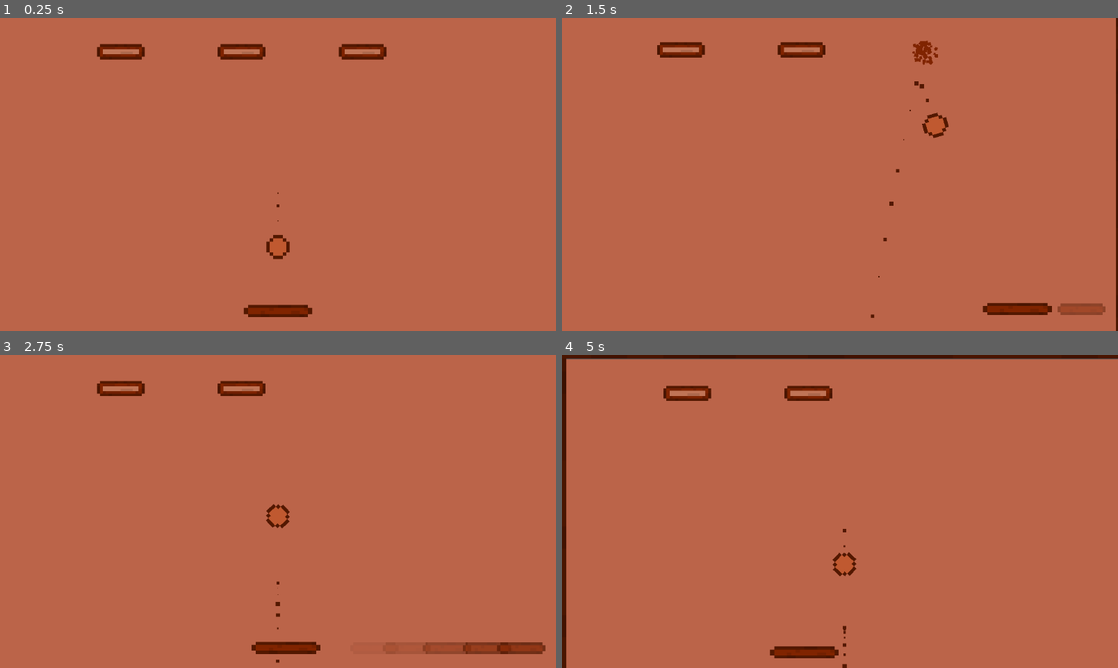
Above: before the commit, frames 1-4 (two rows, left to right).
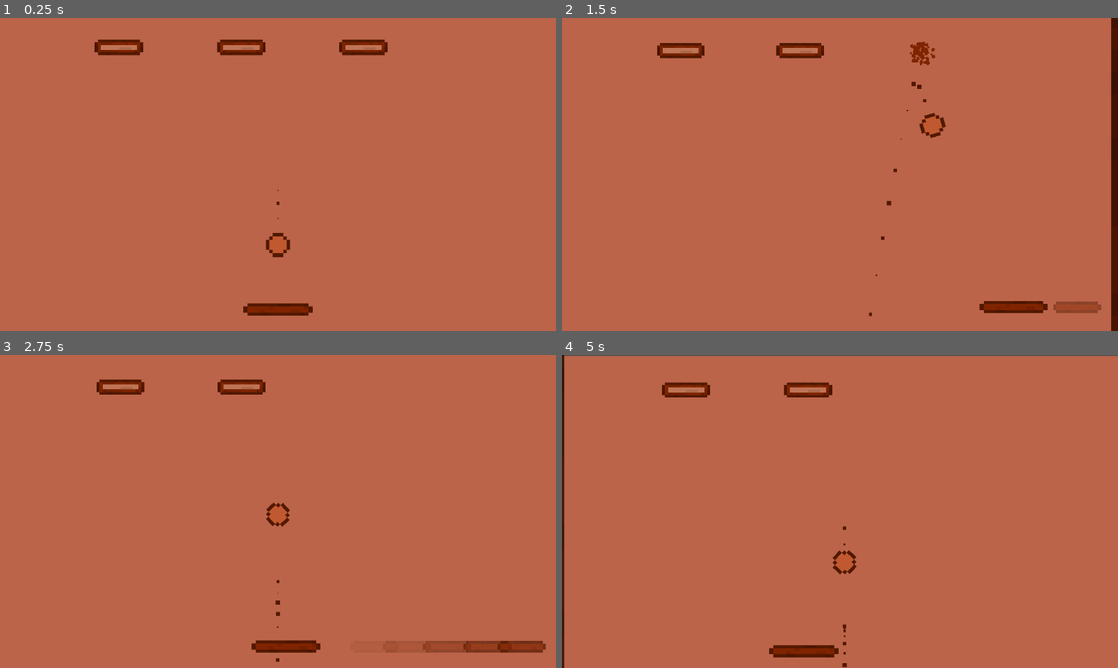
Above: after the commit, the same moments.

Repository: Let-s-Godot-Now/Breakout
Game: Godot game, scene res://tscn/main.tscn
The game is run twice, just before and just after one commit, with the same random seed, the same clock (stepped at 60 frames per second) and the same inputs.
Inputs:
- Up to frame 1 (0.25 s): no input
- Up to frame 2 (1.5 s): hold Right (move_right) 0.53-1.28 s; hold Shift (faster_shift) 0.53-1.28 s; hold Left (move_left) from 1.28 s (still down); tap Shift (faster_shift) at 1.35 s
- Up to frame 3 (2.75 s): release Left (move_left) at 2.03 s; hold Right (move_right) from 2.03 s (still down); hold Shift (faster_shift) from 2.03 s (still down)
- Up to frame 4 (5 s): release Shift (faster_shift) at 2.78 s; tap Shift (faster_shift) at 2.85, 4.35 s; release Right (move_right) at 3.53 s; hold Shift (faster_shift) 3.53-4.28 s; hold Left (move_left) from 3.53 s (still down)

The runs differ from the first frame. In frame 1, 1.9% of the frame differs, in the area x 17-70%, y 6-96%; in frame 2, 2.0%; in frame 3, 1.2%; in frame 4, 2.9%, in the area x 0-100%, y 0-100%.

Commit message:
添加：镜头跟随动效

Diff:
--- a/scripts/camera.gd
+++ b/scripts/camera.gd
@@ -1,5 +1,15 @@
 ## COPY FROM AV228909758
 extends Camera2D
+
+@export var dynamic_enabled: bool = false
+@export_range(0, 1, 0.01) var dynamic_factor: float = 0.5
+
+var target = null
+var objects = null
+@onready var max_dist: float = (get_viewport_rect().size / 2).distance_to(get_viewport_rect().size)
+@onready var normal_zoom = zoom
+@onready var normal_position = position
+@onready var normal_smoothing_speed = position_smoothing_speed
 
 var _duaration: float = 0
 var _period_in_ms: float = 0
@@ -14,13 +24,43 @@
 
 
 func _ready():
+	set_process(false)
+	self.objects=[get_node("../Ball")]
 	set_process(true)
 	GlobalValue.camera = self
 
 
 func _process(delta):
+	if target:
+		follow_target(delta)
+	elif dynamic_enabled and objects != null:
+		var objects_are_in_tree: bool = true
+		for x in objects:
+			if not x.is_inside_tree():
+				objects_are_in_tree = false
+				break
+
+		if objects_are_in_tree:
+			var center: Vector2 = get_viewport_rect().size / 2
+			var average_pos: Vector2 = Vector2.ZERO
+			for x in objects:
+				average_pos += x.global_position
+			average_pos /= objects.size()
+
+			var dist_from_center = (average_pos - center) / center
+			drag_horizontal_offset = dist_from_center.x * dynamic_factor
+			drag_vertical_offset = dist_from_center.y * dynamic_factor
+
+			var max_distance: float = 0
+			var distance = average_pos.distance_to(Vector2(center.x, get_viewport_rect().size.y))
+
+			zoom = lerp(Vector2(0.975, 0.975), Vector2(1.025, 1.025), 1 - (distance / max_dist))
+		else:
+			pass
+
 	if _timer == 0:
 		return
+
 	_last_shook_timer = _last_shook_timer + delta
 	while _last_shook_timer >= _period_in_ms:
 		_last_shook_timer = _last_shook_timer - _period_in_ms
@@ -41,7 +81,7 @@
 		set_offset(get_offset() - _last_offset)
 
 
-func shake(duration, frequency, amplitude):
+func shake(duration, frequency, amplitude) -> void:
 	if frequency == 0:
 		return
 
@@ -53,3 +93,19 @@
 	_previous_y = randf_range(-1.0, 1.0)
 	set_offset(get_offset() - _last_offset)
 	_last_offset = Vector2(0, 0)
+
+
+func follow_target(delta: float) -> void:
+	global_position = lerp(global_position, target.global_position, 12.0 * delta)
+
+
+func reset_camera() -> void:
+	global_position = normal_position
+	zoom = normal_zoom
+
+
+func start_tracking(new_target)->void:
+	# position_soomthing_enabled=false
+	target=new_target
+	$Tween.remove_all()
+	$Tween.interpolate_property(self,"zoom",zoom,Vector2(0.8,0.8),0.8,Tween.TRANS_CUBIC,Tween.EASE_IN_OUT)
--- a/tscn/main.tscn
+++ b/tscn/main.tscn
@@ -51,5 +51,7 @@
 brick_vert_gen_num = 1
 
 [node name="Camera2D" type="Camera2D" parent="."]
-anchor_mode = 0
+position = Vector2(576, 327)
 script = ExtResource("8_chxiy")
+dynamic_enabled = true
+dynamic_factor = 0.1
